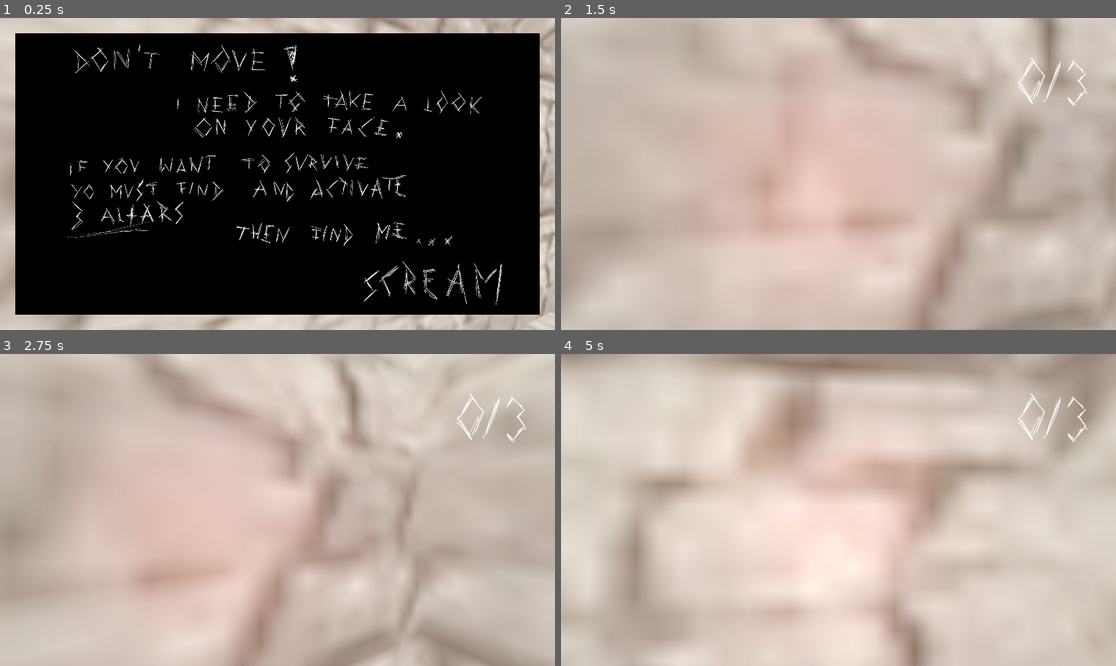
Above: before the commit, frames 1-4 (two rows, left to right).
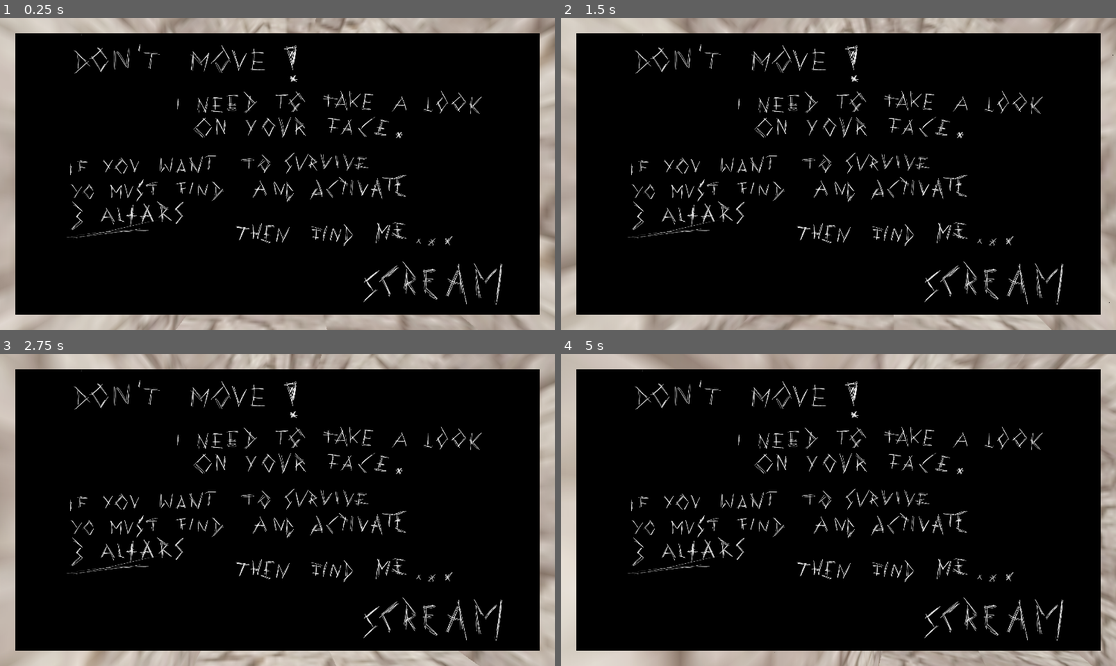
Above: after the commit, the same moments.

Repository: MaciekLabedzki/MakeAFace
Game: Godot game, scene res://scenes/World.tscn
Two runs of this game, one before a commit and one after it. Both use one fixed random seed, a clock stepped at 60 frames per second and the inputs below. This scene is started directly instead of the project's main scene.
Inputs (mouse positions are in pixels of both pictures, inside the frame that each line leads up to):
- Up to frame 1 (0.25 s): no input
- Up to frame 2 (1.5 s): tap Enter (ui_accept) at 0.5, 0.77 s; move the mouse to (866, 174) at 0.52 s; hold W (fwd) from 0.53 s (still down); tap S (bwd) at 0.6 s; move the mouse to (810, 174) at 1.27 s; tap Space (confirm) at 1.35 s
- Up to frame 3 (2.75 s): keep holding W (fwd); tap Enter (ui_accept) at 1.52 s; move the mouse to (288, 503) at 2.02 s; tap E (interact) at 2.1 s
- Up to frame 4 (5 s): keep holding W (fwd); move the mouse to (832, 516) at 2.77 s; tap Shift (sprint) at 2.85 s; tap Enter (ui_accept) at 3.02, 3.77, 4.52 s; move the mouse to (877, 513) at 3.52 s; tap S (bwd) at 3.6 s; move the mouse to (794, 506) at 4.27 s; tap Space (confirm) at 4.35 s

The runs differ from the first frame. In frame 1, 5.8% of the frame differs, in the area x 0-100%, y 0-100%; in frame 2, 91%; in frame 3, 91%; in frame 4, 94%.

Commit message:
final jam build

Diff:
--- a/scenes/Labirynth.tscn
+++ b/scenes/Labirynth.tscn
@@ -13,7 +13,7 @@
 metadata/_editor_floor_ = Vector3(0, 0, 0)
 
 [node name="player" parent="." instance=ExtResource("2_vwfn8")]
-transform = Transform3D(0.356379, 0, 0.934341, 0, 1, 0, -0.934341, 0, 0.356379, 37.5121, 1, -10.6471)
+transform = Transform3D(0.998249, 0, 0.0591496, 0, 1, 0, -0.0591496, 0, 0.998249, 37.5121, 1, -10.6471)
 
 [node name="Scream" parent="." instance=ExtResource("3_b7pkr")]
 transform = Transform3D(1, 0, 0, 0, 1, 0, 0, 0, 1, -35.4042, 1.42414, -49.6091)
--- a/scenes/World.tscn
+++ b/scenes/World.tscn
@@ -25,6 +25,9 @@
 tonemap_mode = 2
 sdfgi_enabled = true
 glow_enabled = true
+fog_enabled = true
+fog_light_color = Color(0, 0, 0, 1)
+fog_density = 0.05
 
 [sub_resource type="NavigationMesh" id="NavigationMesh_lde67"]
 vertices = PackedVector3Array(-12.5, 1.5, -126.25, -10.75, 1.5, -126.5, -11, 1.5, -129.25, -15.25, 1.5, -129.25, -15.25 …(22370 unchanged characters)…
--- a/scenes/scream.tscn
+++ b/scenes/scream.tscn
@@ -118,19 +118,23 @@
 
 [node name="1" type="AudioStreamPlayer3D" parent="."]
 stream = ExtResource("4_yr8vh")
+max_db = -5.0
 max_distance = 100.0
 
 [node name="2" type="AudioStreamPlayer3D" parent="."]
 stream = ExtResource("5_5dqy2")
+max_db = -5.0
 max_distance = 100.0
 
 [node name="3" type="AudioStreamPlayer3D" parent="."]
 stream = ExtResource("6_wufld")
+max_db = -5.0
 max_distance = 100.0
 
 [node name="4" type="AudioStreamPlayer3D" parent="."]
 stream = ExtResource("7_mbpif")
 volume_db = -20.0
+max_db = -5.0
 autoplay = true
 max_distance = 100.0
 
--- a/scripts/scream.gd
+++ b/scripts/scream.gd
@@ -29,7 +29,7 @@
 	player = get_tree().root.get_node("World/NavigationRegion3D/GridMap/player")
 	#play intro sound
 	UI.get_child(0).get_child(1).get_child(10).show()
-	await get_tree().create_timer(1.0).timeout
+	await get_tree().create_timer(5.0).timeout
 	UI.get_child(0).get_child(1).get_child(10).hide()
 	var output = []
 	OS.execute("C:/Users/mlabedzk/AppData/Local/Microsoft/WindowsApps/python3.10.exe",["d:/_KrakJam2024/Make a Face/MakeAFace/CameraProcessing/camera.py"],output)
@@ -148,7 +148,7 @@
 		await get_tree().create_timer(0.5).timeout
 		UI.get_child(0).get_child(1).get_child(3).hide()
 		var error = float(o[0])
-		timerDeactivate = get_tree().create_timer(5.0)
+		timerDeactivate = get_tree().create_timer(15.0)
 		timerDeWasTimedOut = false
 		target = null
 		playerInArea = true
Binary file changed: 0.png
Not shown: 10 places in Models/tileset.tres that only renumber resources
Not shown, added: build/Make a Face2.exe
Not shown, added: build/Make a Face2.pck
